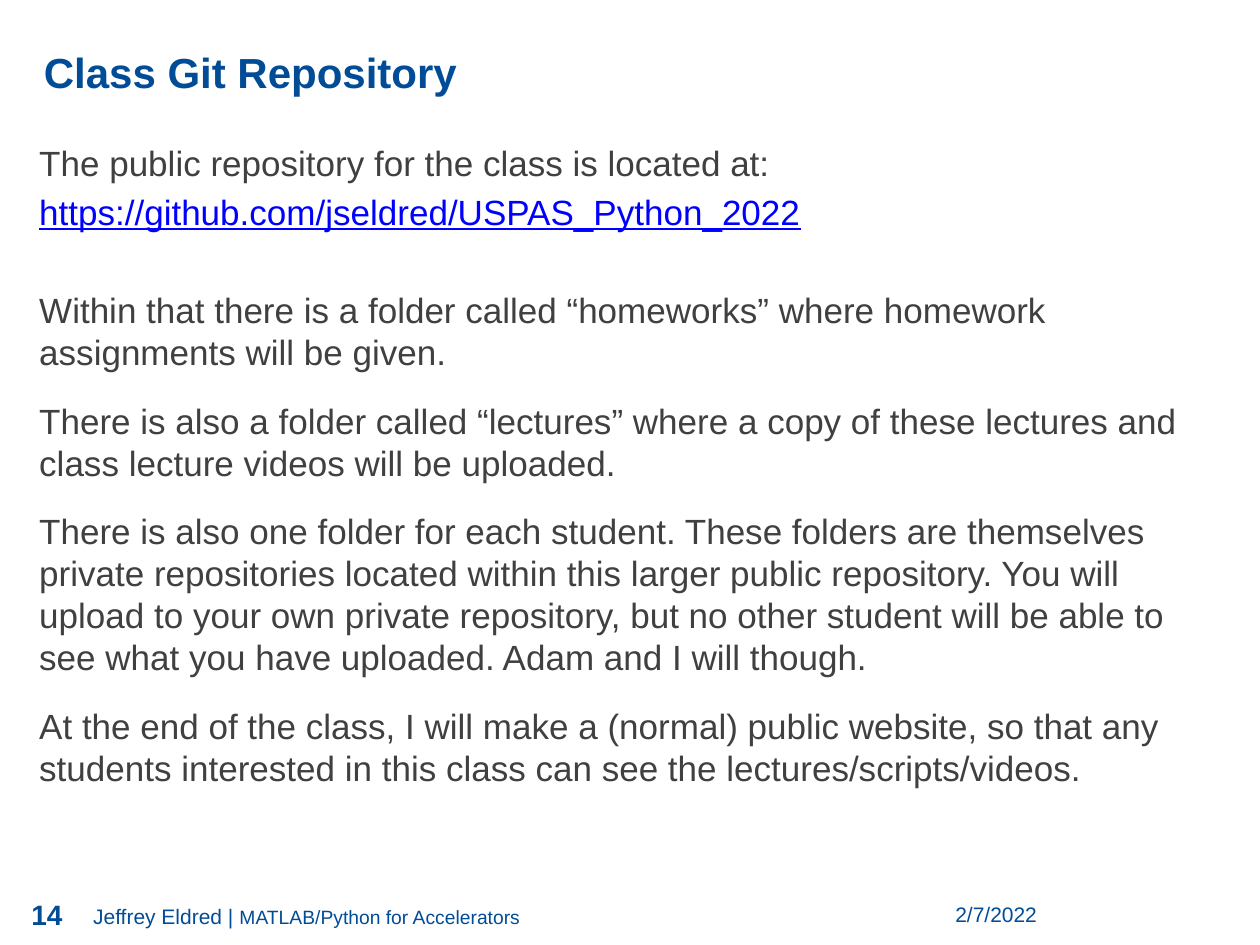
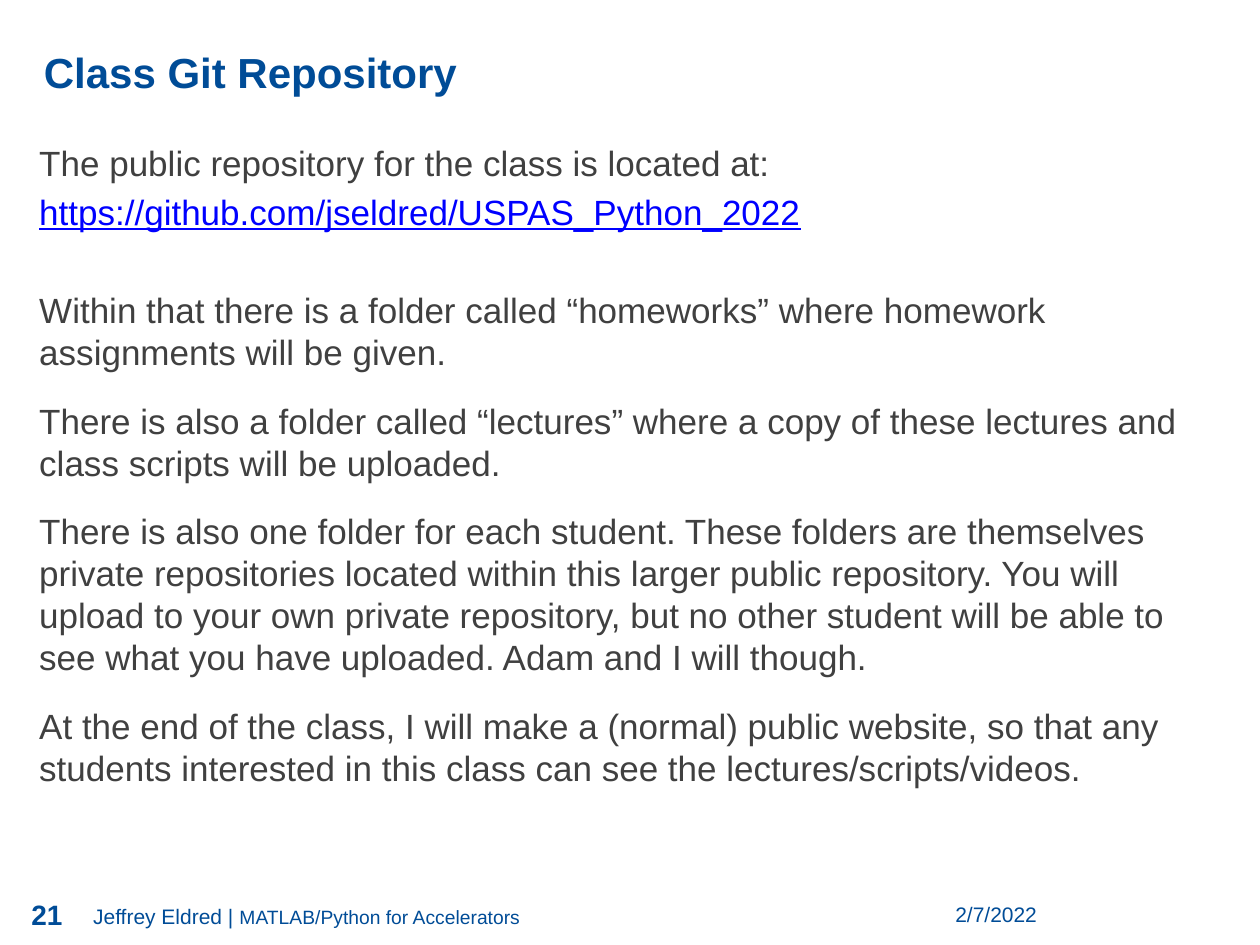
Before and after one commit to jseldred/USPAS_Python_2022, a slide deck: slide 21 of lectures/Eldred_1.pptx (slide 14 before the commit). Drawn at 1260x945 pixels with LibreOffice and Linux fonts; fonts in the diff are those of the drawing; background and template pictures are left out. Boxes give left, top, right and bottom in pixels: in the first picture for what was removed or moved away, otherwise in the second. Text is boxed around its words. In the diff, an @@ line names an element or a change of style, - is before the commit and + after.

```diff
--- a/lectures/Eldred_1.pptx
+++ b/lectures/Eldred_1.pptx
@@ text at <box>39,408,1176,482</box>: text changed @@
-There is also a folder called “lectures” where a copy of these lectures and class lecture videos will be uploaded.
+There is also a folder called “lectures” where a copy of these lectures and class scripts will be uploaded.
@@ page number at <box>31,905,62,925</box>: text changed @@
-14
+21
```
Also in this commit, not shown: 5 other slides changed, 17 slides added.
